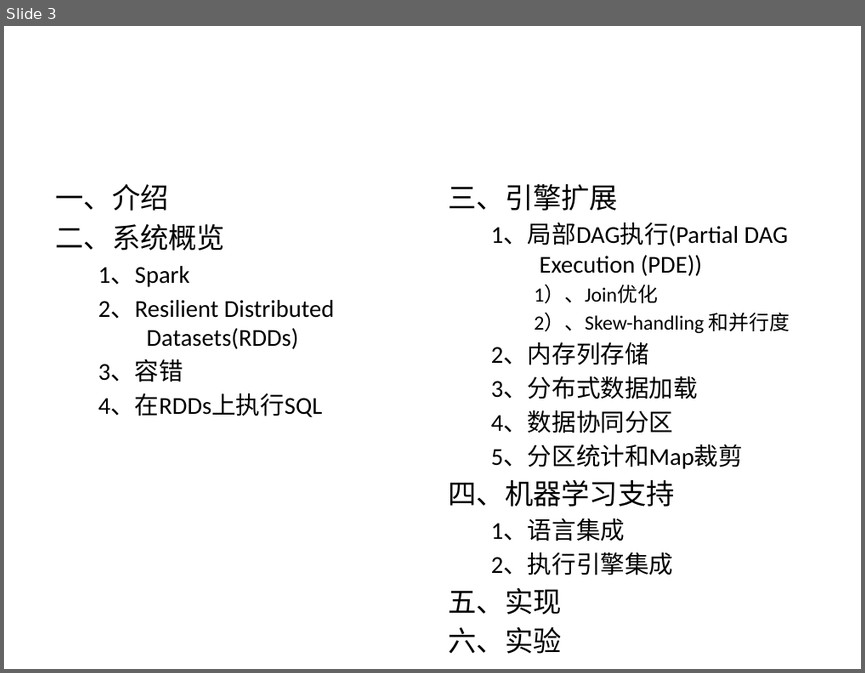
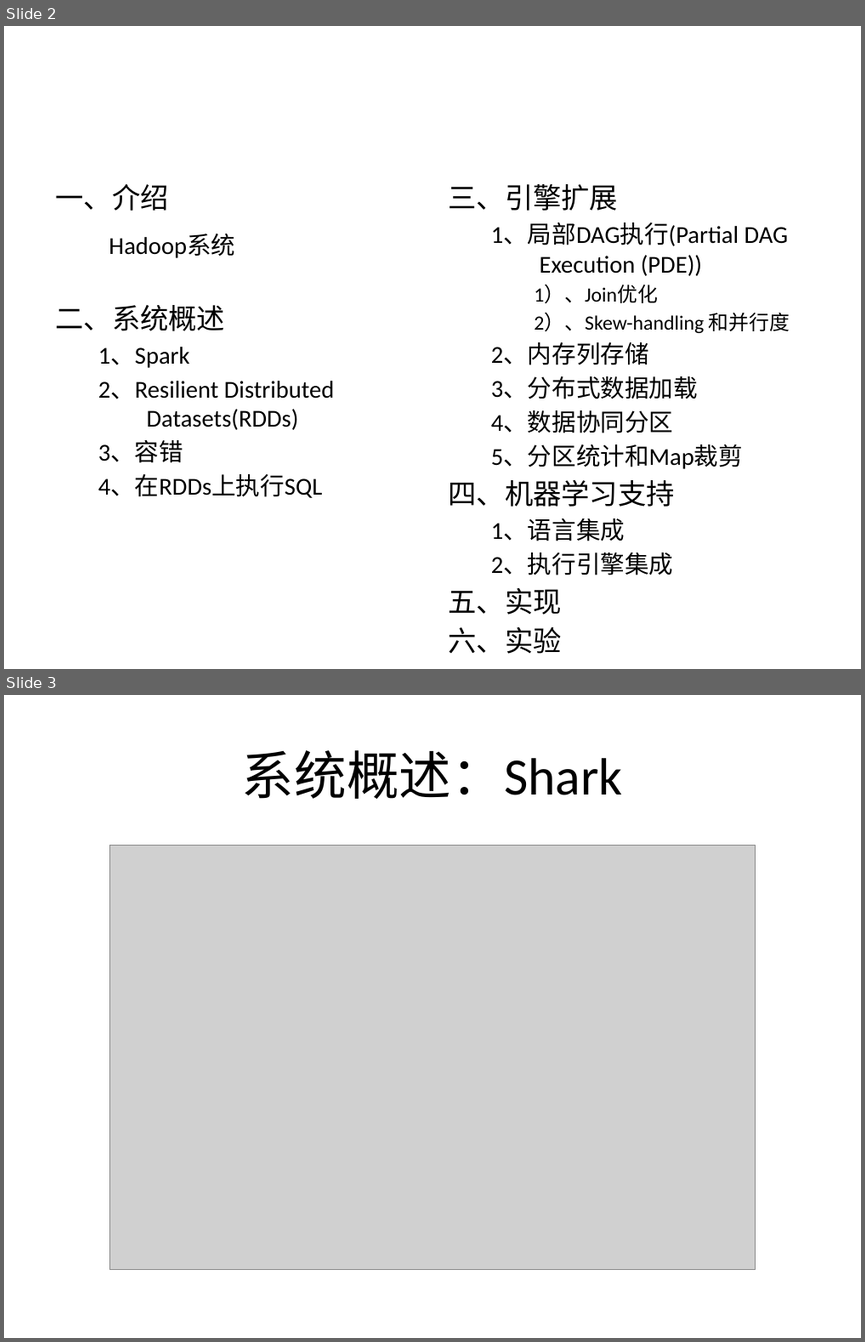
Before and after one commit to wuxingdexian/seminar, a slide deck: test.pptx. Shown one above the other, each under a label of ours: slide 3 before the commit, slides 2 and 3 after it. The pictures are 865x673 and 865x1342 pixels, drawn with LibreOffice and Linux fonts; fonts in the diff are those of the drawing; grey boxes stand for pictures. Boxes give left, top, right and bottom in pixels: in the first picture for what was removed or moved away, otherwise in the second. Text is boxed around its words. In the diff, an @@ line names an element or a change of style, - is before the commit and + after.

```diff
--- a/test.pptx
+++ b/test.pptx
@@ slide 3 added at box(4, 695, 861, 1338), background #FFFFFF @@
@@ title added at box(242, 750, 623, 799), 44 pt, text #000000 @@
+系统概述：Shark
@@ picture added at box(110, 845, 755, 1269) @@
@@ what was slide 3 is now slide 2 @@
@@ slide 2 changed as well @@
@@ text at box(55, 233, 235, 331): text changed; size 23.8 to 20.4 pt @@
-二、系统概览
+Hadoop系统
+二、系统概述
```
Also in this commit, not shown: 2 other slides changed, 9 other slides added, 1 slide removed.
